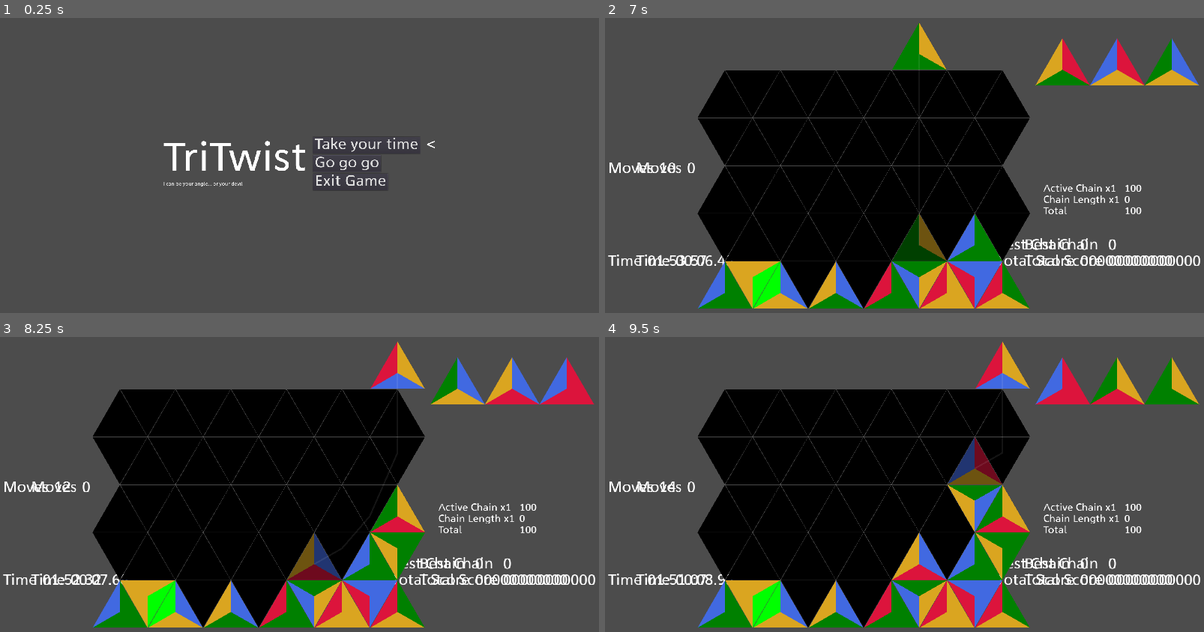
Above: before the commit, frames 1-4 (two rows, left to right).
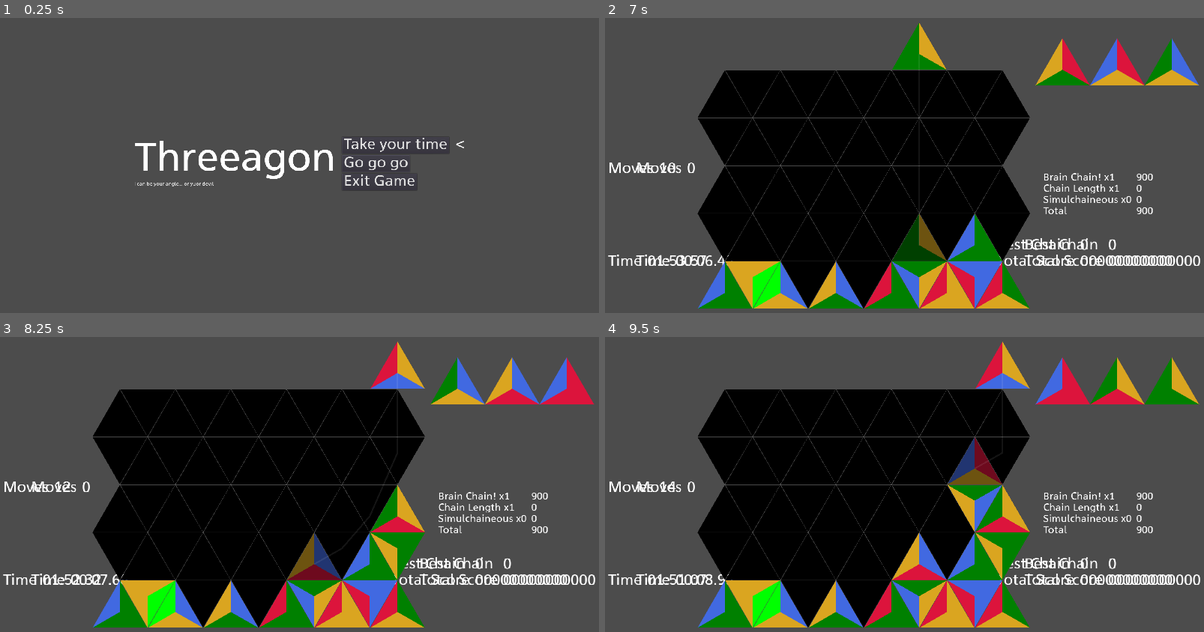
Above: after the commit, the same moments.

Repository: BoatsandJoes/tri-twist
Game: Godot game, scene res://scenes/ui/MainMenu.tscn
Same seed, same stepped clock (60 frames per second), same inputs: the game is played once before the commit and once after it.
Inputs:
- Up to frame 1 (0.25 s): no input
- Up to frame 2 (7 s): click "Go go go" at 0.5 s; tap Enter (ui_accept) at 1.25, 1.52, 2.27, 3.77, 4.52, 5.27, 6.77 s; hold D (right) 1.28-2.03 s; hold Keypad 6 (clockwise) 1.28-2.03 s; hold Down (ui_down) 2.03-2.78 s; tap Keypad 7 (counterclockwise) every 1.5 s from 2.1 to 6.6 s; hold D (right) 2.78-3.53 s; hold Keypad 6 (clockwise) 2.78-3.53 s; hold Up (ui_up) 3.53-4.28 s; hold Keypad 6 (clockwise) 4.28-5.03 s; hold A (left) 4.28-5.78 s; hold Down (ui_down) 5.78-6.53 s; hold Keypad 6 (clockwise) 5.78-6.53 s; hold D (right) from 6.53 s (still down)
- Up to frame 3 (8.25 s): release D (right) at 7.28 s; hold Up (ui_up) 7.28-8.03 s; hold Keypad 6 (clockwise) 7.28-8.03 s; tap Enter (ui_accept) at 7.52 s; hold D (right) from 8.03 s (still down); tap Keypad 7 (counterclockwise) at 8.1 s
- Up to frame 4 (9.5 s): tap Enter (ui_accept) at 8.27 s; release D (right) at 8.78 s; hold Down (ui_down) from 8.78 s (still down); hold Keypad 6 (clockwise) from 8.78 s (still down)

The runs differ from the first frame. In frame 1, 2.1% of the frame differs, in the area x 22-78%, y 40-58%; in frame 2, 0.6%; in frame 3, 0.6%; in frame 4, 0.6%.

Commit message:
Zangi-move now scores as a brain chain. Simulchaineous tweaked to display better. Working title changed to Threeagon.

Diff:
--- a/scenes/GameGrid.gd
+++ b/scenes/GameGrid.gd
@@ -72,11 +72,19 @@
 		# Cannot fill.
 		return false
 	if dropForReal:
+		# Clear Zangi-move flag.
+		for rowIndex in range(grid.size()):
+			for columnIndex in range(grid[rowIndex].size()):
+				grid[rowIndex][columnIndex].wasHardDroppedMostRecently = false
 		neighbor.fill_from_neighbor(piece.leftColor, piece.rightColor, piece.verticalColor,
 			neighborDirection, grid[0][0].Direction.VERTICAL, true)
 	return true
 
 func hard_drop(piece: TriangleCell):
+	# Clear Zangi-move flag
+	for rowIndex in range(grid.size()):
+		for columnIndex in range(grid[rowIndex].size()):
+			grid[rowIndex][columnIndex].wasHardDroppedMostRecently = false
 	grid[piece.rowIndex][piece.columnIndex].spawn_piece(piece)
 
 # Gets the position in which to draw the cell with the passed indices
--- a/scenes/TriangleCell.gd
+++ b/scenes/TriangleCell.gd
@@ -28,6 +28,7 @@
 var activeChainMode = true
 var isMarkedForInactiveClear = false
 var isDroppingFromActive = false
+var wasHardDroppedMostRecently = false
 var sequentialChainCapFlag = false
 
 # Called when the node enters the scene tree for the first time.
@@ -105,6 +106,7 @@
 
 func spawn_piece(piece: TriangleCell):
 	isDroppingFromActive = true
+	wasHardDroppedMostRecently = true
 	set_colors(piece.leftColor, piece.rightColor, piece.verticalColor)
 	after_fill_checks(true, get_parent().get_neighbor(rowIndex, columnIndex, Direction.LEFT),
 	get_parent().get_neighbor(rowIndex, columnIndex, Direction.RIGHT))
@@ -225,6 +227,7 @@
 		tumbleDirection = tumblingDirection
 
 func clear(edge: int):
+	wasHardDroppedMostRecently = false
 	$ClearTimer.wait_time = clearDelay
 	tumbleDirection = Direction.VERTICAL
 	$GravityTimer.stop()
@@ -328,6 +331,9 @@
 		var verticalClearTimeLeft: float = $ClearTimer.wait_time
 		var numMatches: int = 0
 		if leftNeighbor != null && !leftNeighbor.is_falling() && !leftNeighbor.is_empty() && leftNeighbor.rightColor == leftColor:
+			# Zangi-move check
+			if leftNeighbor.wasHardDroppedMostRecently:
+				isDroppingFromActive = false
 			# Mark for clear
 			var resultDictionary = leftNeighbor.check_for_clear(alreadyCheckedCoordinates)
 			if resultDictionary.has("root"):
@@ -337,6 +343,9 @@
 			clear(Direction.LEFT)
 			numMatches = numMatches + 1
 		if rightNeighbor != null && !rightNeighbor.is_falling() && !rightNeighbor.is_empty() && rightNeighbor.leftColor == rightColor:
+			# Zangi-move check
+			if rightNeighbor.wasHardDroppedMostRecently:
+				isDroppingFromActive = false
 			# Mark for clear
 			var resultDictionary = rightNeighbor.check_for_clear(alreadyCheckedCoordinates)
 			if resultDictionary.has("root"):
@@ -347,6 +356,9 @@
 			numMatches = numMatches + 1
 		if (verticalNeighbor != null && !verticalNeighbor.is_falling() && !verticalNeighbor.is_empty()
 		&& verticalNeighbor.verticalColor == verticalColor):
+			# Zangi-move check
+			if verticalNeighbor.wasHardDroppedMostRecently:
+				isDroppingFromActive = false
 			# Mark for clear
 			var resultDictionary = verticalNeighbor.check_for_clear(alreadyCheckedCoordinates)
 			if resultDictionary.has("root"):
--- a/scenes/ui/ComboDisplay.gd
+++ b/scenes/ui/ComboDisplay.gd
@@ -204,14 +204,15 @@
 
 func upsert_combo(comboKey, comboValue):
 	#XXX Can calculate score delta instead of recalculating whole score, depending on how formula shakes out
-	for loopComboKey in combos.keys():
-		if loopComboKey != comboKey:
-			var combo = combos.get(loopComboKey)
-			if !combo.has("simulchaineousCount"):
-				combo["simulchaineousCount"] = 1
-			else:
-				combo["simulchaineousCount"] = combo.get("simulchaineousCount") + 1
-			combos[loopComboKey] = combo
+	# Calculate simulchainenous
+	var incrementSimulchaineous: int = combos.size()
+	if combos.has(comboKey):
+		incrementSimulchaineous = combos.size() - 1
+	if comboValue.has("simulchaineousCount"):
+		comboValue["simulchaineousCount"] = comboValue.get("simulchaineousCount") + incrementSimulchaineous
+	else:
+		comboValue["simulchaineousCount"] = incrementSimulchaineous
+	# Upsert and display combo
 	combos[comboKey] = comboValue
 	displayedComboKey = comboKey
 	update_scorecard()
--- a/scenes/ui/MainMenu.tscn
+++ b/scenes/ui/MainMenu.tscn
@@ -54,28 +54,28 @@
 alignment = 1
 
 [node name="VBoxContainer3" type="VBoxContainer" parent="MarginContainer/HBoxContainer"]
-margin_left = 452.0
-margin_right = 931.0
+margin_left = 369.0
+margin_right = 1014.0
 margin_bottom = 960.0
 alignment = 1
 
 [node name="Title" type="Label" parent="MarginContainer/HBoxContainer/VBoxContainer3"]
 margin_top = 406.0
-margin_right = 479.0
+margin_right = 645.0
 margin_bottom = 534.0
 custom_fonts/font = SubResource( 1 )
-text = "TriTwist"
+text = "Threeagon"
 
 [node name="Tagline" type="Label" parent="MarginContainer/HBoxContainer/VBoxContainer3"]
 margin_top = 538.0
-margin_right = 479.0
+margin_right = 645.0
 margin_bottom = 554.0
 custom_fonts/font = SubResource( 2 )
-text = "I can be your angle... or your devil"
+text = "I can be your angle... or yuor devil"
 
 [node name="VBoxContainer" type="VBoxContainer" parent="MarginContainer/HBoxContainer"]
-margin_left = 951.0
-margin_right = 1299.0
+margin_left = 1034.0
+margin_right = 1382.0
 margin_bottom = 960.0
 custom_constants/separation = 5
 alignment = 1
@@ -105,8 +105,8 @@
 text = "Exit Game"
 
 [node name="VBoxContainer2" type="VBoxContainer" parent="MarginContainer/HBoxContainer"]
-margin_left = 1319.0
-margin_right = 1348.0
+margin_left = 1402.0
+margin_right = 1431.0
 margin_bottom = 960.0
 custom_constants/separation = 13
 alignment = 1
Not shown, changed: export_presets.cfg
Not shown, changed: notes/known bugs.txt
Not shown, changed: notes/notes.txt
Not shown, changed: notes/playtesting.txt
Not shown, changed: notes/scoring.txt
